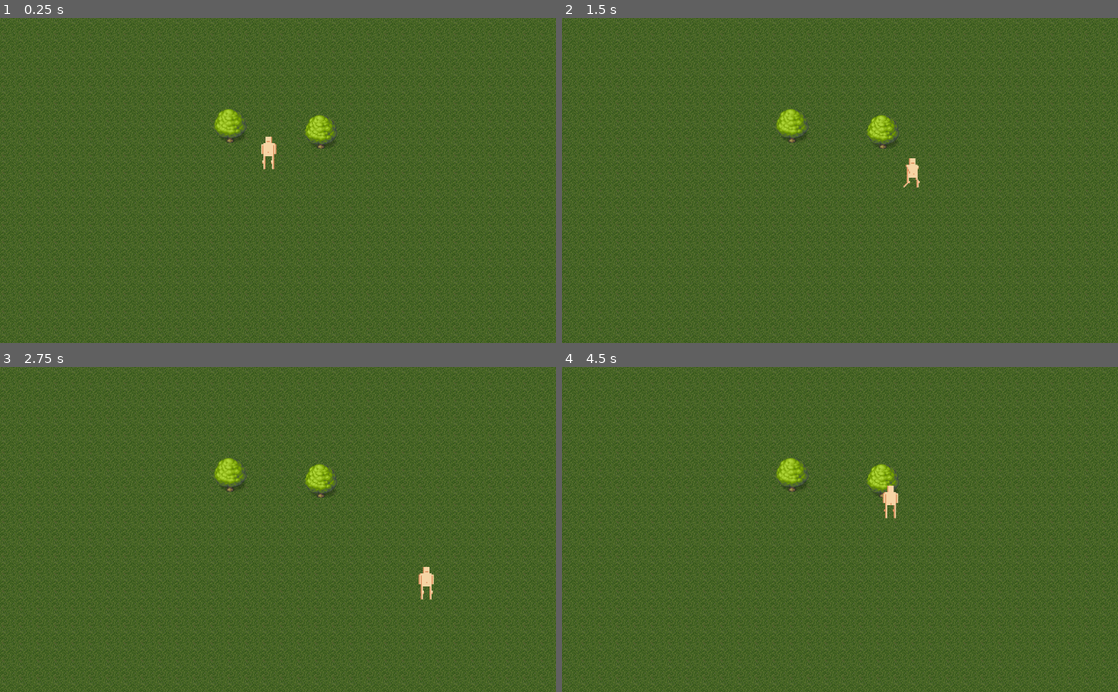
Above: before the commit, frames 1-4 (two rows, left to right).
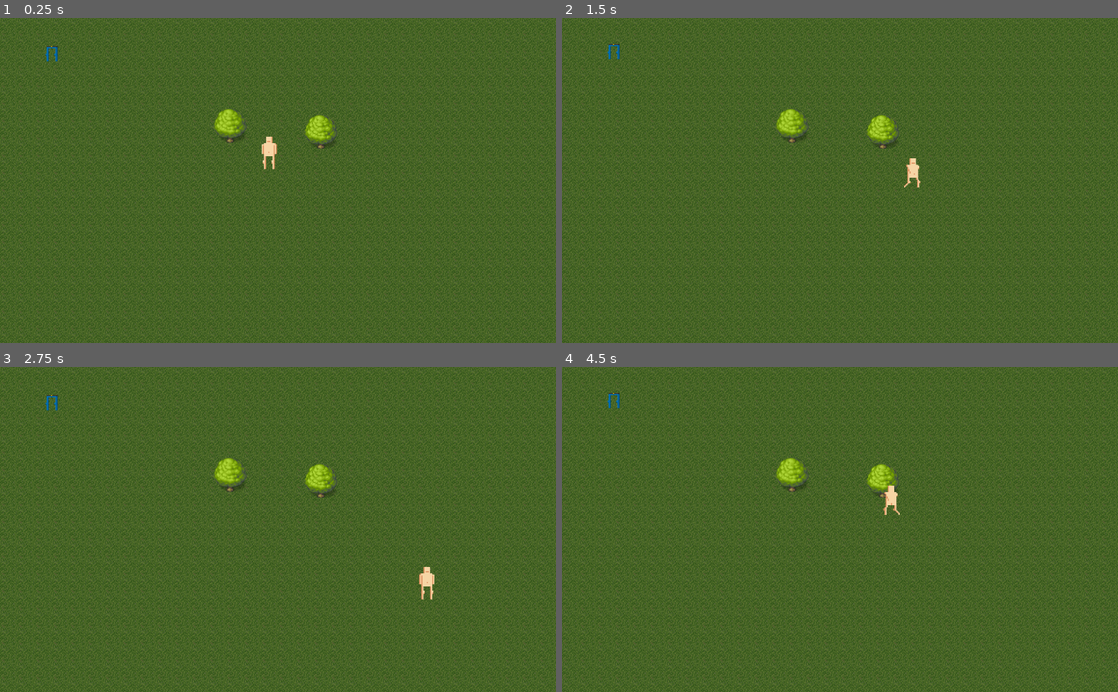
Above: after the commit, the same moments.

Repository: gvekan/ludum-dare-45
Game: Godot game, scene res://scenes/World.tscn
Same seed, same stepped clock (60 frames per second), same inputs: the game is played once before the commit and once after it.
Inputs:
- Up to frame 1 (0.25 s): no input
- Up to frame 2 (1.5 s): hold Right (ui_right) 0.53-1.28 s; hold Down (ui_down) from 1.28 s (still down)
- Up to frame 3 (2.75 s): release Down (ui_down) at 2.03 s; hold Right (ui_right) from 2.03 s (still down)
- Up to frame 4 (4.5 s): release Right (ui_right) at 2.78 s; hold Up (ui_up) 2.78-3.53 s; hold Left (ui_left) from 3.53 s (still down)

The runs differ from the first frame. In frame 1, 0.1% of the frame differs, in the area x 8-50%, y 8-47%; in frame 2, 0.1%; in frame 3, 0.1%; in frame 4, 0.2%, in the area x 8-61%, y 7-47%.

Commit message:
Added collectable pants

Diff:
--- a/scenes/Characters/CharacterAnimation.tscn
+++ b/scenes/Characters/CharacterAnimation.tscn
@@ -5,6 +5,7 @@
 [sub_resource type="Animation" id=1]
 resource_name = "run_b"
 length = 0.4
+loop = true
 tracks/0/type = "value"
 tracks/0/path = NodePath(".:frame")
 tracks/0/interp = 1
--- /dev/null
+++ b/scenes/Items/pants.gd
@@ -0,0 +1,11 @@
+extends Area2D
+
+export var value = 1
+
+# Called when the node enters the scene tree for the first time.
+func _ready():
+	connect("body_entered",self,"_on_pants_body_entered")
+
+#Called when object collides with pants
+func _on_pants_body_entered(body):
+	print("Collected pants")
--- /dev/null
+++ b/scenes/Items/pants.tscn
@@ -0,0 +1,45 @@
+[gd_scene load_steps=5 format=2]
+
+[ext_resource path="res://scenes/Items/pants.gd" type="Script" id=1]
+[ext_resource path="res://assets/characters/jeans-legs.png" type="Texture" id=2]
+
+[sub_resource type="Animation" id=1]
+resource_name = "anim"
+loop = true
+tracks/0/type = "value"
+tracks/0/path = NodePath("sprite:position")
+tracks/0/interp = 1
+tracks/0/loop_wrap = false
+tracks/0/imported = false
+tracks/0/enabled = true
+tracks/0/keys = {
+"times": PoolRealArray( 0, 0.5, 1 ),
+"transitions": PoolRealArray( 1, 1, 1 ),
+"update": 0,
+"values": [ Vector2( -2, -2 ), Vector2( -2, -11 ), Vector2( -2, -2 ) ]
+}
+
+[sub_resource type="RectangleShape2D" id=2]
+extents = Vector2( 10, 13.4312 )
+
+[node name="pants" type="Area2D"]
+position = Vector2( 97.7672, 56.6021 )
+script = ExtResource( 1 )
+__meta__ = {
+"_edit_group_": true
+}
+
+[node name="sprite" type="Sprite" parent="."]
+position = Vector2( -2, -6.14851 )
+scale = Vector2( 2, 2 )
+texture = ExtResource( 2 )
+vframes = 4
+hframes = 2
+
+[node name="AnimationPlayer" type="AnimationPlayer" parent="."]
+autoplay = "anim"
+anims/anim = SubResource( 1 )
+
+[node name="CollisionShape2D" type="CollisionShape2D" parent="."]
+position = Vector2( -2.94037, 13.9667 )
+shape = SubResource( 2 )
--- a/scenes/World.tscn
+++ b/scenes/World.tscn
@@ -1,8 +1,9 @@
-[gd_scene load_steps=4 format=2]
+[gd_scene load_steps=5 format=2]
 
 [ext_resource path="res://scenes/world_.tres" type="TileSet" id=1]
 [ext_resource path="res://scenes/Characters/Player/Player.tscn" type="PackedScene" id=2]
 [ext_resource path="res://scenes/Structures/Tree.tscn" type="PackedScene" id=3]
+[ext_resource path="res://scenes/Items/pants.tscn" type="PackedScene" id=4]
 
 [node name="World" type="Node2D"]
 
@@ -15,9 +16,12 @@
 [node name="YSort" type="YSort" parent="."]
 
 [node name="Player" parent="YSort" instance=ExtResource( 2 )]
+position = Vector2( 496, 247 )
 
 [node name="Tree" parent="YSort" instance=ExtResource( 3 )]
 position = Vector2( 590.901, 209.95 )
 
 [node name="Tree2" parent="YSort" instance=ExtResource( 3 )]
 position = Vector2( 423.701, 198.55 )
+
+[node name="pants" parent="YSort" instance=ExtResource( 4 )]
